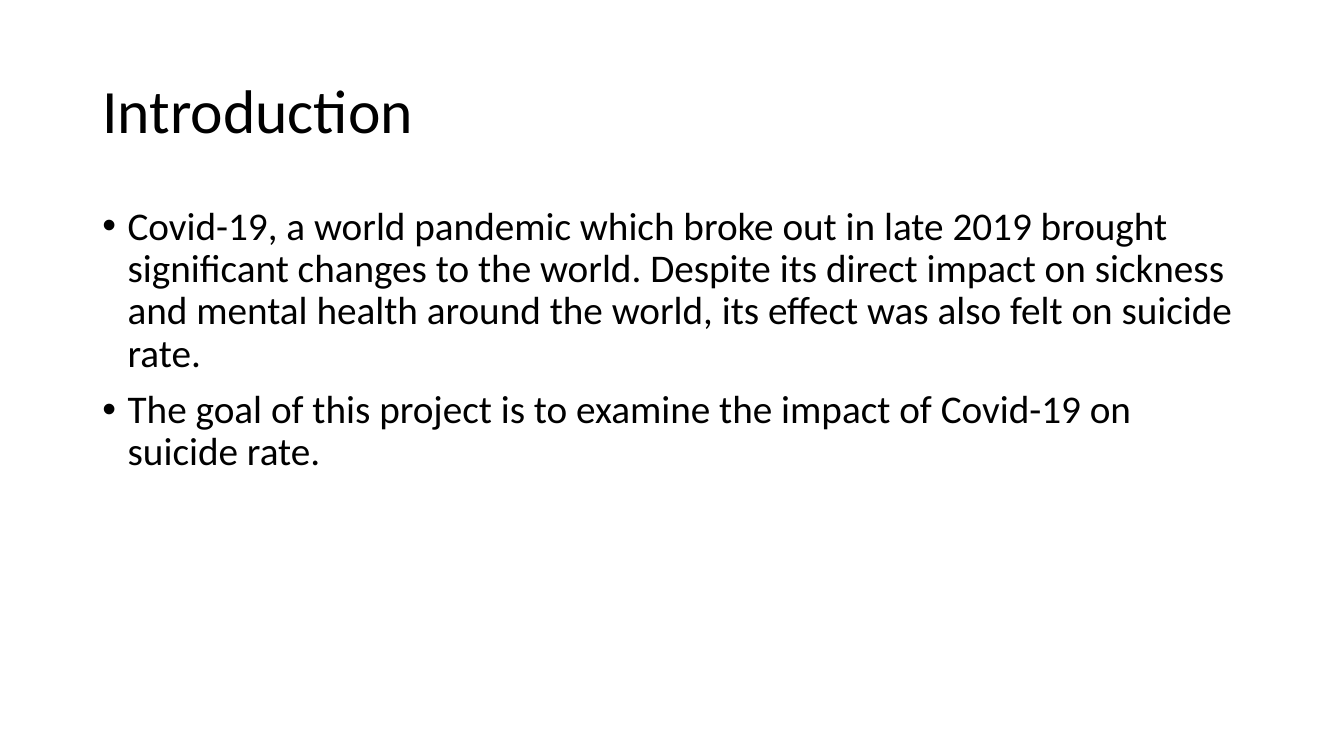
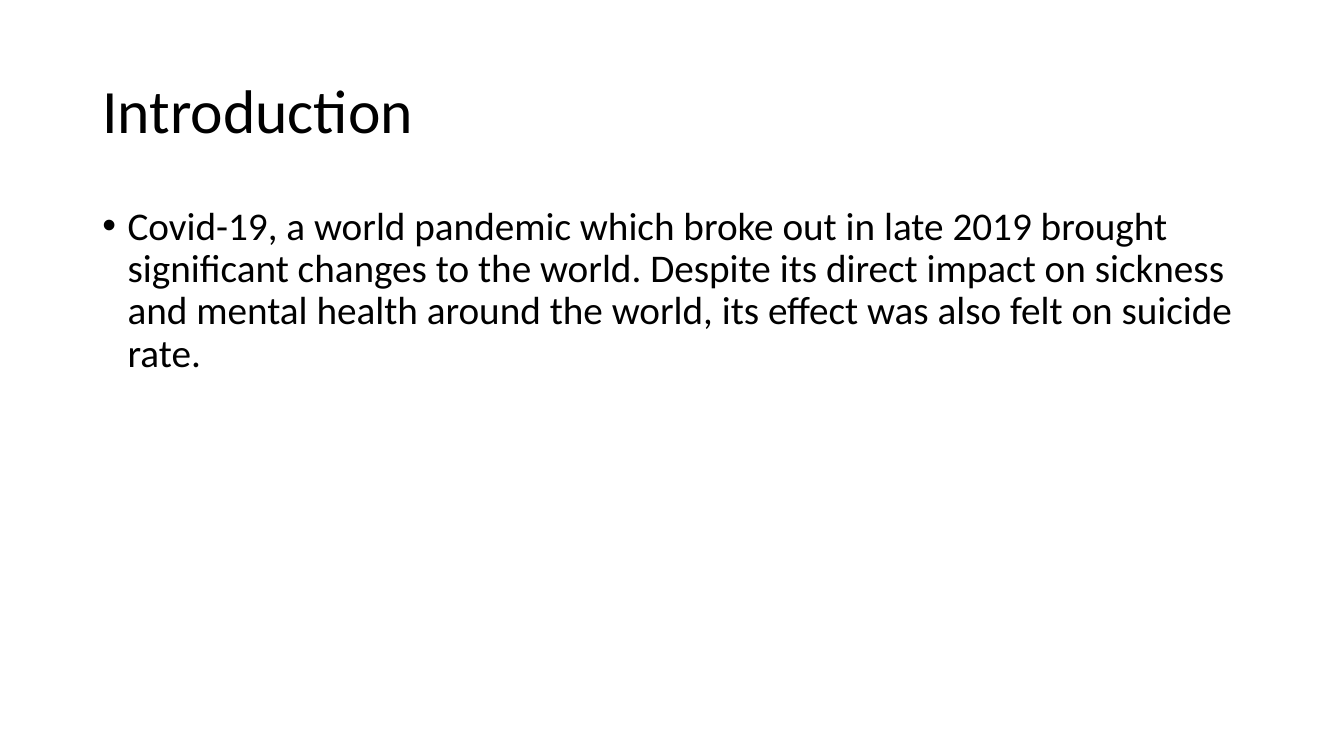
Before and after one commit to BirundhaVaratharajan/Project-1, a slide deck: slide 2 of Project 1 PPT.pptx. Drawn at 1344x756 pixels with LibreOffice and Linux fonts; fonts in the diff are those of the drawing. Boxes give left, top, right and bottom in pixels: in the first picture for what was removed or moved away, otherwise in the second. Text is boxed around its words. In the diff, an @@ line names an element or a change of style, - is before the commit and + after.

```diff
--- a/Project 1 PPT.pptx
+++ b/Project 1 PPT.pptx
@@ text at (128,395,1131,466): paragraph removed @@
-• The goal of this project is to examine the impact of Covid-19 on suicide rate.
```
Also in this commit, not shown: 1 other slide changed, 1 slide added.
